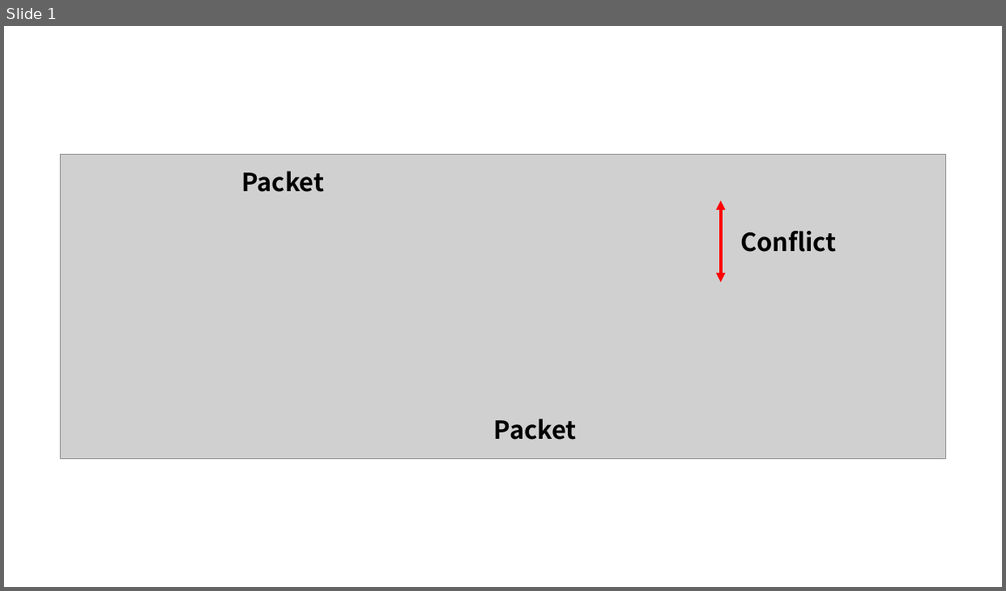
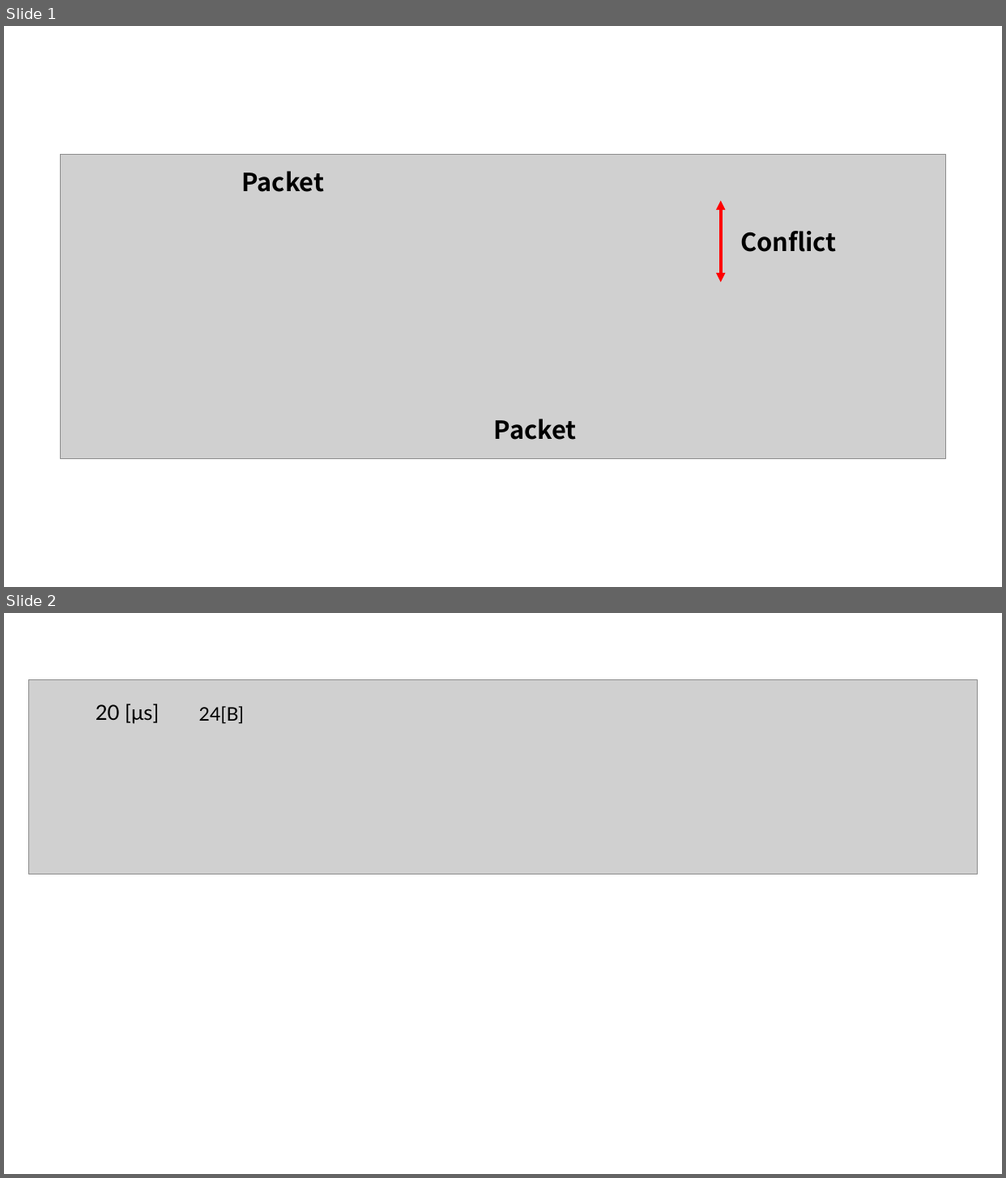
Before and after one commit to ShitaLab-TMCIT/IEEE802.11simulator, a slide deck: preprint/assets/asesets.pptx. Shown one above the other, each under a label of ours: slide 1 before the commit, slides 1 and 2 after it. The pictures are 1006x591 and 1006x1178 pixels, drawn with LibreOffice and Linux fonts; fonts in the diff are those of the drawing; grey boxes stand for pictures. Boxes give left, top, right and bottom in pixels: in the first picture for what was removed or moved away, otherwise in the second. Text is boxed around its words. In the diff, an @@ line names an element or a change of style, - is before the commit and + after.

```diff
--- a/preprint/assets/asesets.pptx
+++ b/preprint/assets/asesets.pptx
@@ slide 2 added at box(4, 613, 1002, 1174), background #FFFFFF @@
@@ picture added at box(28, 679, 978, 874) @@
@@ text added at box(96, 704, 159, 724), 20 pt, text #000000 @@
+20 [μs]
@@ text added at box(199, 706, 245, 724), 18 pt, text #000000 @@
+24[B]
```
Also in this commit, not shown: 1 slide removed, 6 other files.
